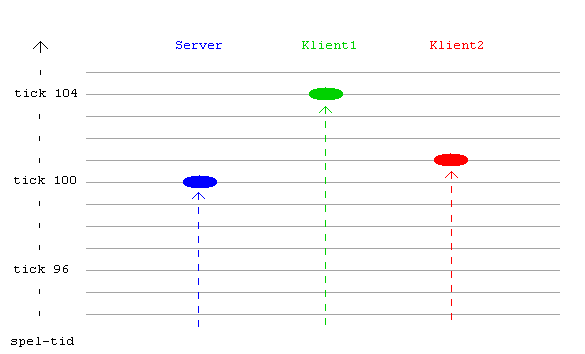
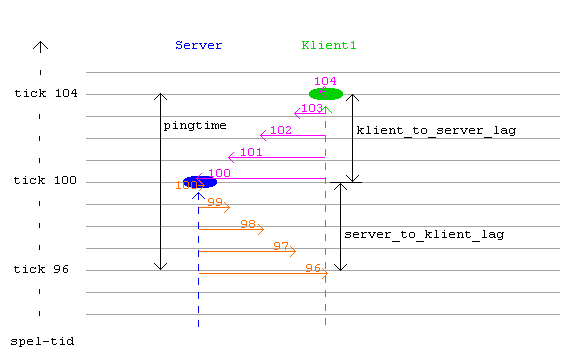
The second 585 x 354 image is a revision of the first. Changes to its layers:
hid "Klient2 Namntext" over [430, 41, 483, 49]
showed group "UserCmds" (8 layers) over [196, 77, 336, 184]
showed group "Updates" (10 layers) over [176, 180, 328, 279]
added group "lag and ping" with 7 layers above "extrapolation" over [154, 93, 516, 271]
added layer "short line" in group "lag and ping" over [330, 182, 362, 183]
added layer "k_to_s_lag_text" in group "lag and ping" over [357, 126, 516, 138]
added layer "k_to_s_lag arrow" in group "lag and ping" over [346, 94, 359, 182]
added layer "s_to_k_lag text" in group "lag and ping" over [345, 230, 504, 242]
added layer "s_to_k_lag arrow" in group "lag and ping" over [334, 183, 347, 271]
added layer "pingtime text" in group "lag and ping" over [164, 121, 226, 131]
added layer "pingtime arrow" in group "lag and ping" over [154, 93, 167, 270]
hid group "Klient2 101" (2 layers) over [434, 153, 468, 320]
